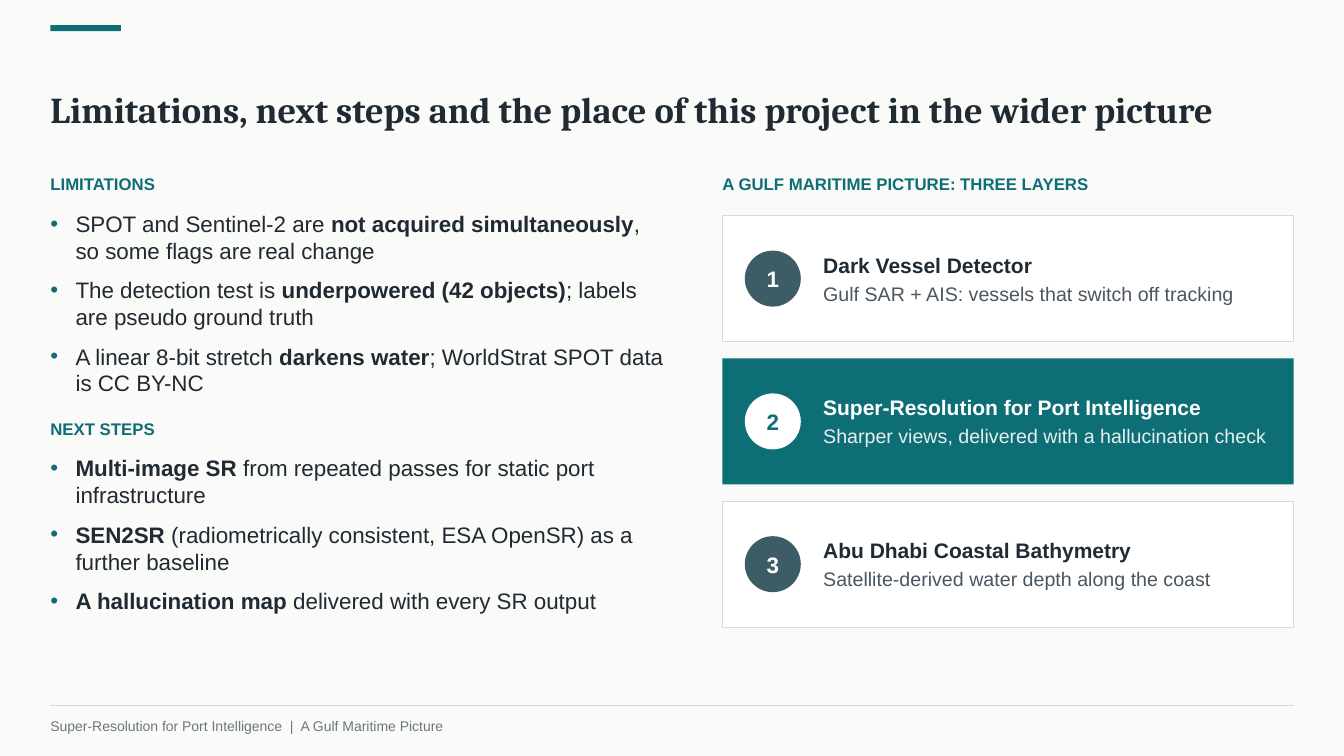
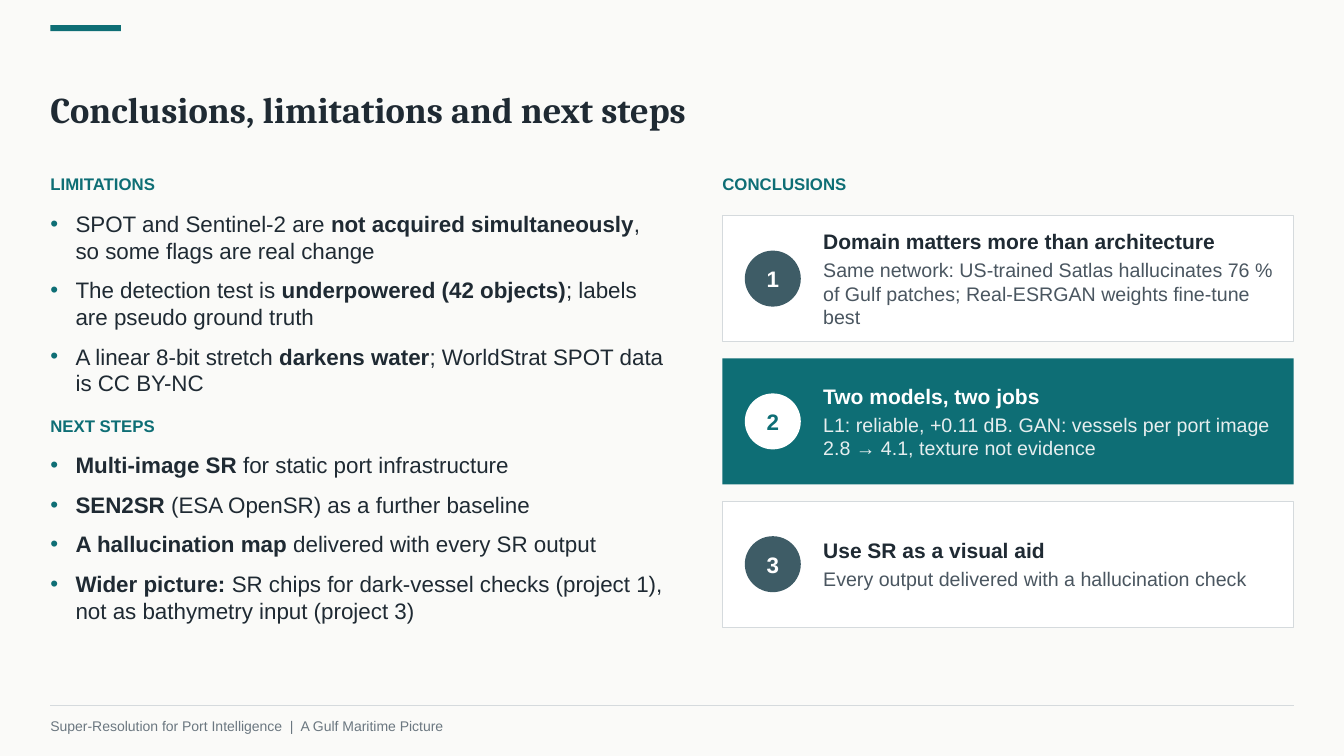
Before and after one commit to JordanManoj/gulf-port-superresolution, a slide deck: slide 8 of presentation/Super-Resolution_for_Port_Intelligence.pptx (slide 13 before the commit). Drawn at 1344x756 pixels with LibreOffice and Linux fonts; fonts in the diff are those of the drawing. Boxes give left, top, right and bottom in pixels: in the first picture for what was removed or moved away, otherwise in the second. Text is boxed around its words. In the diff, an @@ line names an element or a change of style, - is before the commit and + after.

```diff
--- a/presentation/Super-Resolution_for_Port_Intelligence.pptx
+++ b/presentation/Super-Resolution_for_Port_Intelligence.pptx
@@ title at box(50, 97, 686, 131): text changed @@
-Limitations, next steps and the place of this project in the wider picture
+Conclusions, limitations and next steps
@@ text at box(722, 178, 846, 190): text changed @@
-A GULF MARITIME PICTURE: THREE LAYERS
+CONCLUSIONS
@@ text at box(823, 233, 1250, 324): text changed @@
-Dark Vessel Detector
-Gulf SAR + AIS: vessels that switch off tracking
+Domain matters more than architecture
+Same network: US-trained Satlas hallucinates 76 % of Gulf patches; Real-ESRGAN weights fine-tune best
@@ text at box(823, 388, 1269, 458): text changed @@
-Super-Resolution for Port Intelligence
-Sharper views, delivered with a hallucination check
+Two models, two jobs
+L1: reliable, +0.11 dB. GAN: vessels per port image 2.8 → 4.1, texture not evidence
@@ text at box(76, 456, 530, 518): text changed @@
-• Multi-image SR from repeated passes for static port infrastructure
-• SEN2SR (radiometrically consistent, ESA OpenSR) as a further baseline
+• Multi-image SR for static port infrastructure
+• SEN2SR (ESA OpenSR) as a further baseline
@@ text at box(823, 542, 1246, 590): text changed @@
-Abu Dhabi Coastal Bathymetry
-Satellite-derived water depth along the coast
+Use SR as a visual aid
+Every output delivered with a hallucination check
@@ text at box(76, 575, 662, 624): paragraph added @@
+• Wider picture: SR chips for dark-vessel checks (project 1), not as bathymetry input (project 3)
```
Also in this commit, not shown: 9 other slides changed, 1 slide removed, 1 other file.
